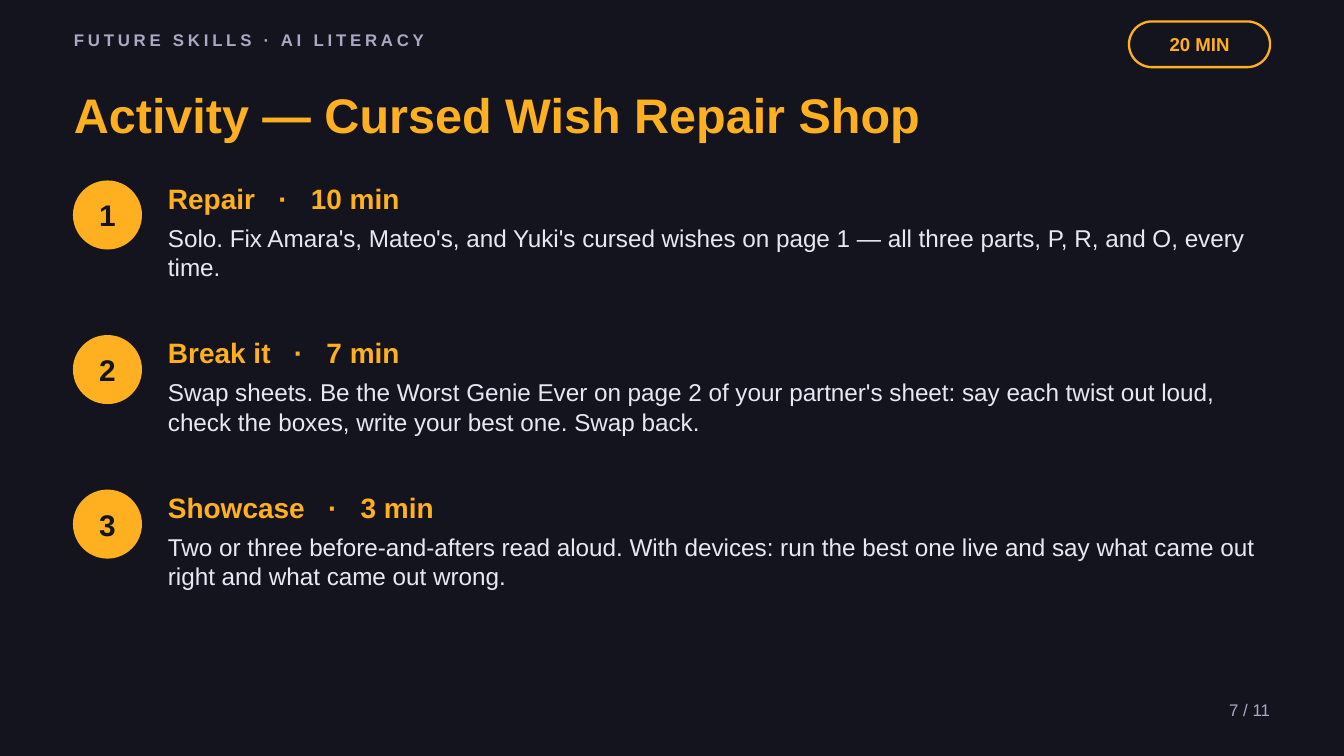
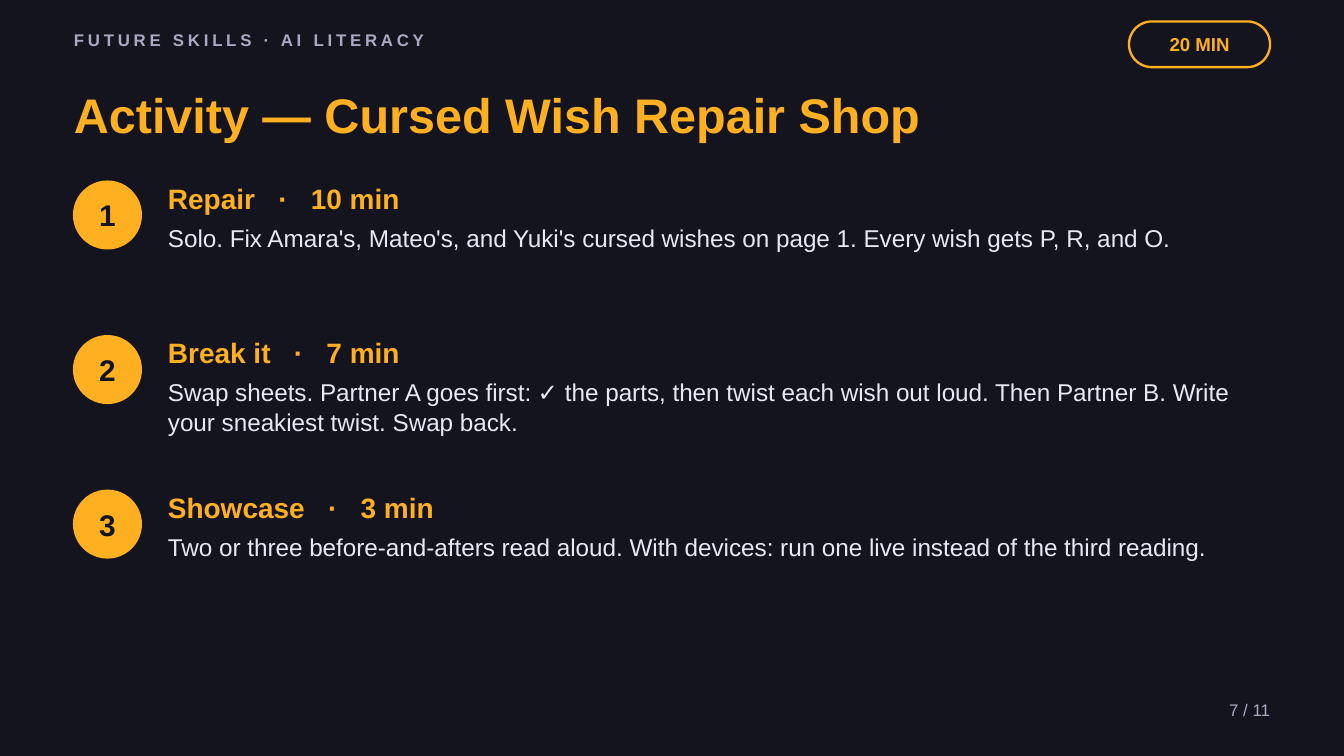
Before and after one commit to phiunit/tptphi, a slide deck: slide 7 of products/ai-prompting-101/dist/How to Talk to AI - Slides.pptx. Drawn at 1344x756 pixels with LibreOffice and Linux fonts; fonts in the diff are those of the drawing. Boxes give left, top, right and bottom in pixels: in the first picture for what was removed or moved away, otherwise in the second. Text is boxed around its words. In the diff, an @@ line names an element or a change of style, - is before the commit and + after.

```diff
--- a/products/ai-prompting-101/dist/How to Talk to AI - Slides.pptx
+++ b/products/ai-prompting-101/dist/How to Talk to AI - Slides.pptx
@@ text at [168,229,1170,252]: text changed @@
-Solo. Fix Amara's, Mateo's, and Yuki's cursed wishes on page 1 — all three parts, P, R, and O, every time.
+Solo. Fix Amara's, Mateo's, and Yuki's cursed wishes on page 1. Every wish gets P, R, and O.
@@ text at [168,383,1229,436]: text changed @@
-Swap sheets. Be the Worst Genie Ever on page 2 of your partner's sheet: say each twist out loud, check the boxes, write your best one. Swap back.
+Swap sheets. Partner A goes first: ✓ the parts, then twist each wish out loud. Then Partner B. Write your sneakiest twist. Swap back.
@@ text at [168,538,1205,561]: text changed @@
-Two or three before-and-afters read aloud. With devices: run the best one live and say what came out right and what came out wrong.
+Two or three before-and-afters read aloud. With devices: run one live instead of the third reading.
```
Also in this commit, not shown: 8 other slides changed, 32 other files.
